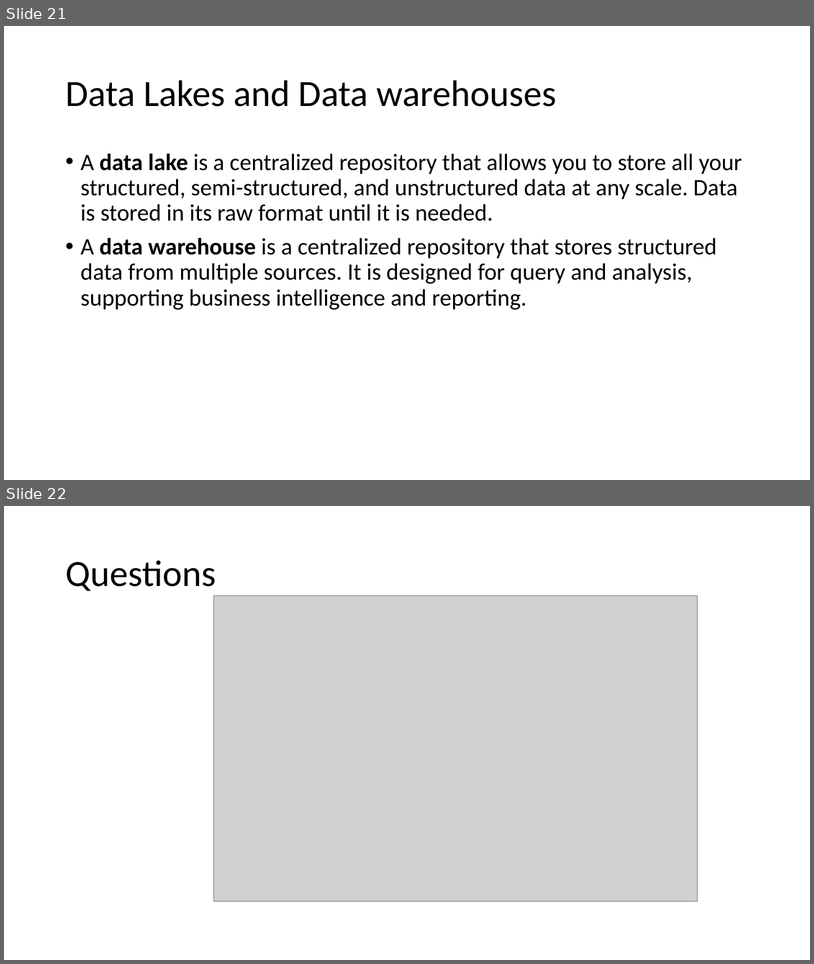
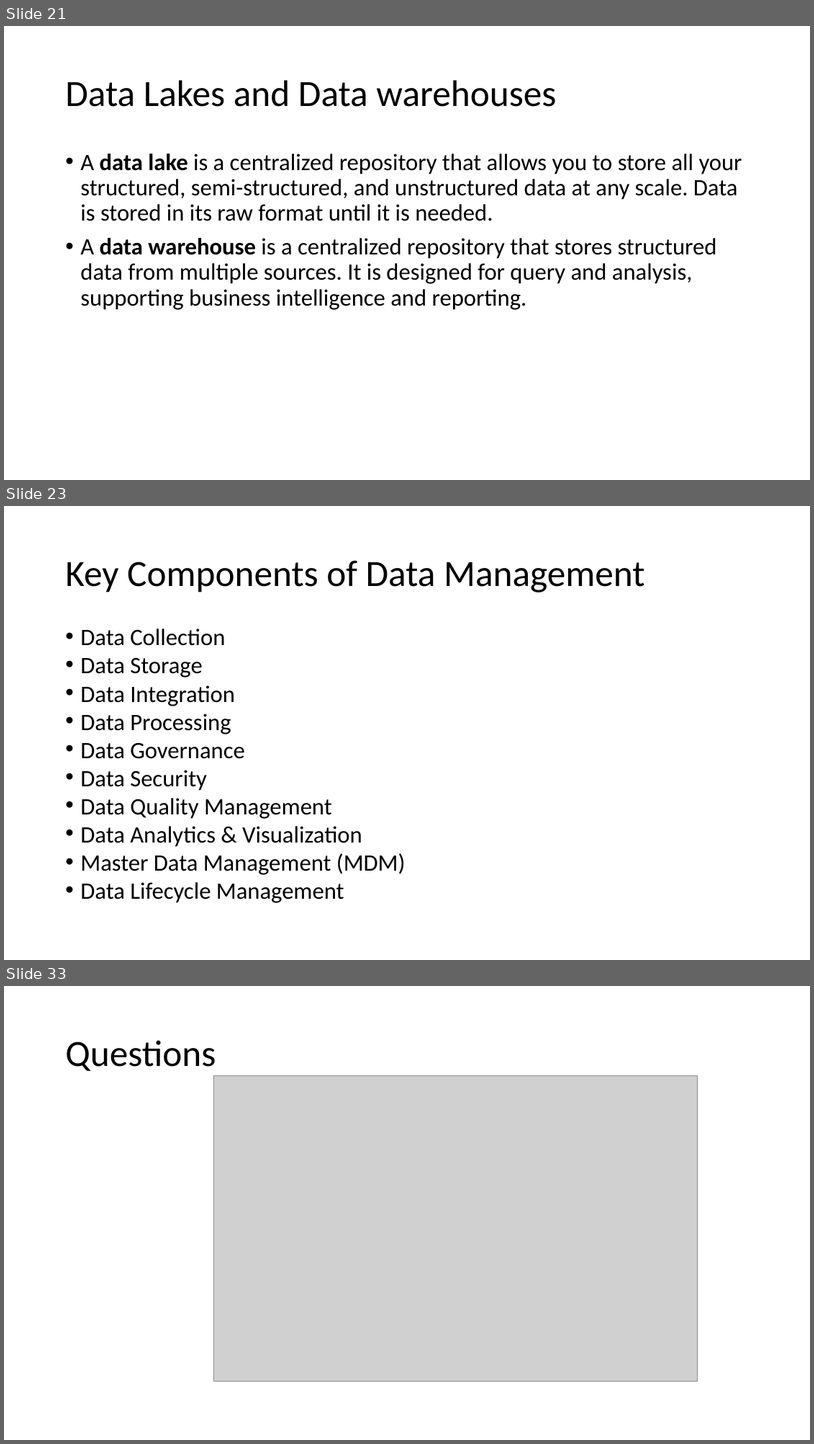
Before and after one commit to motazsaad/Exploratory-Analysis-of-Big-Data, a slide deck: materials/PPT slides/05 Exploratory analysis of Big Data and Cloud - Big Data.pptx. Shown one above the other, each under a label of ours: slides 21 and 22 before the commit, slides 21, 23 and 33 after it; the slides between them are not shown. The pictures are 814x964 and 814x1444 pixels, drawn with LibreOffice and Linux fonts; fonts in the diff are those of the drawing; grey boxes stand for pictures. Boxes give left, top, right and bottom in pixels: in the first picture for what was removed or moved away, otherwise in the second. Text is boxed around its words. In the diff, an @@ line names an element or a change of style, - is before the commit and + after.

```diff
--- a/materials/PPT slides/05 Exploratory analysis of Big Data and Cloud - Big Data.pptx
+++ b/materials/PPT slides/05 Exploratory analysis of Big Data and Cloud - Big Data.pptx
@@ slide 23 added at <box>4,506,810,960</box>, background #FFFFFF @@
@@ title added at <box>65,560,645,592</box>, 44 pt, text #000000 @@
+Key Components of Data Management
@@ text added at <box>80,628,406,903</box>, 28 pt, text #000000 @@
+• Data Collection
+• Data Storage
+• Data Integration
+• Data Processing
+• Data Governance
+• Data Security
+• Data Quality Management
+• Data Analytics & Visualization
+• Master Data Management (MDM)
+• Data Lifecycle Management
@@ what was slide 22 is now slide 33 @@
```
Also in this commit, not shown: 10 other slides added, 1 other file.
